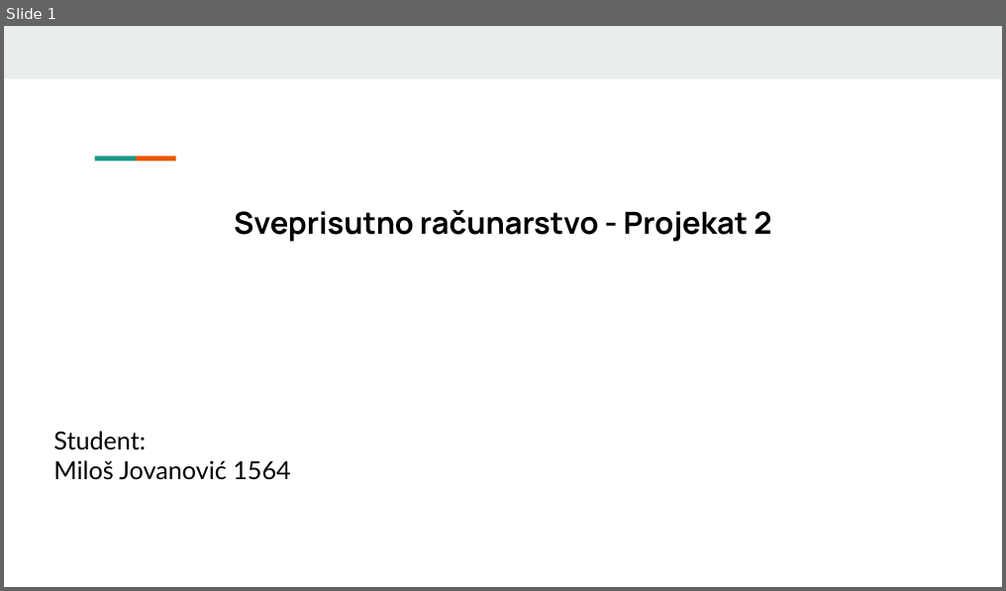
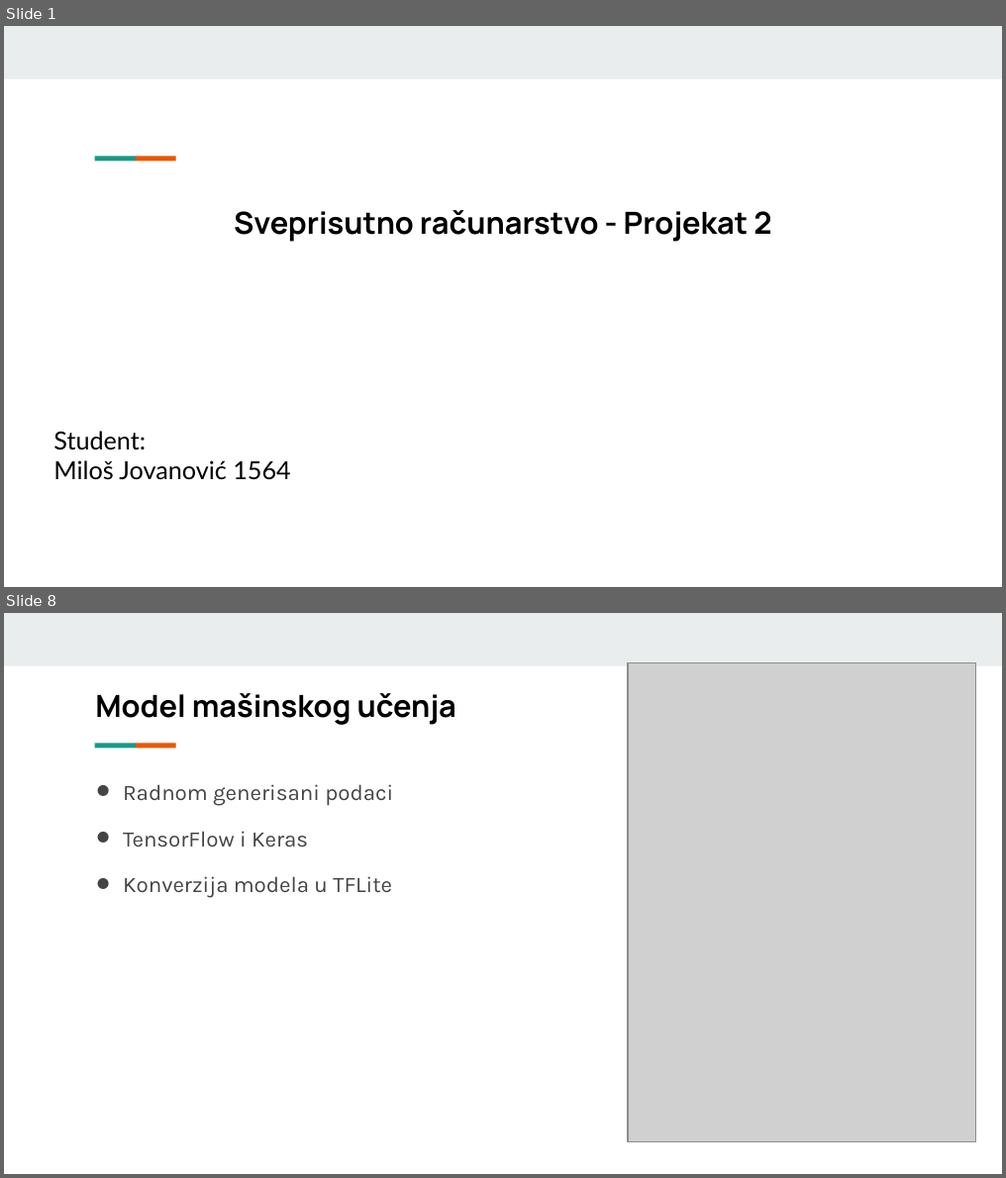
Before and after one commit to mjovanovic9999/uc, a slide deck: II/prezentacija2.odp. Shown one above the other, each under a label of ours: slide 1 before the commit, slides 1 and 8 after it; the slides between them are not shown. The pictures are 1006x591 and 1006x1178 pixels, drawn with LibreOffice and Linux fonts; fonts in the diff are those of the drawing; grey boxes stand for pictures. Boxes give left, top, right and bottom in pixels: in the first picture for what was removed or moved away, otherwise in the second. Text is boxed around its words. In the diff, an @@ line names an element or a change of style, - is before the commit and + after.

```diff
--- a/II/prezentacija2.odp
+++ b/II/prezentacija2.odp
@@ slide 8 added at (4, 613, 1002, 1174), background #FFFFFF; not listed: 3 template elements that a slide beside it also shows @@
@@ picture added at (628, 663, 976, 1142) @@
@@ title added at (95, 693, 456, 725), 22 pt, text #000000, bold @@
+Model mašinskog učenja
@@ text added at (123, 784, 393, 898), 16 pt, text #444444 @@
+ Radnom generisani podaci
+ TensorFlow i Keras
+ Konverzija modela u TFLite
```
Also in this commit, not shown: 7 other slides added, 13 other files.
